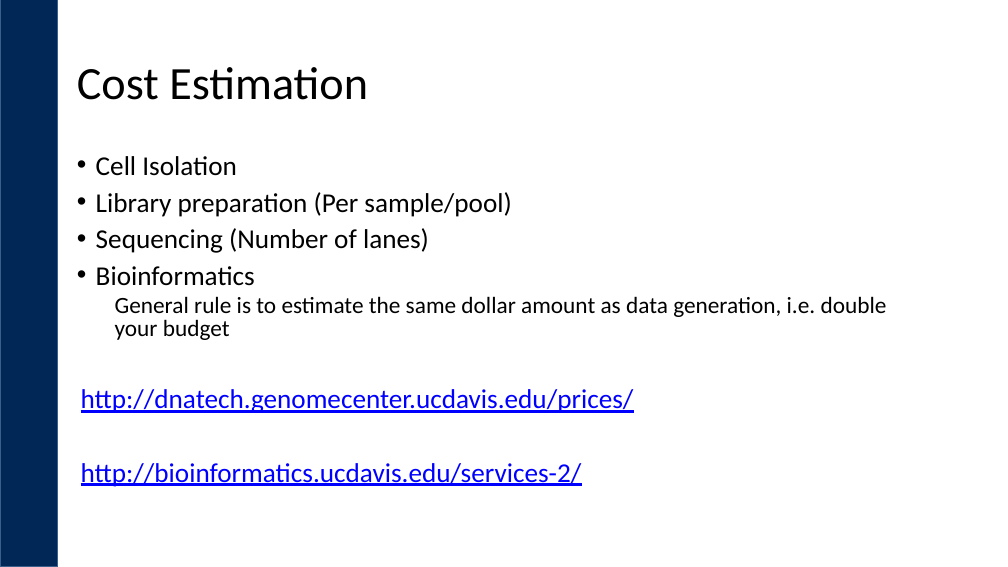
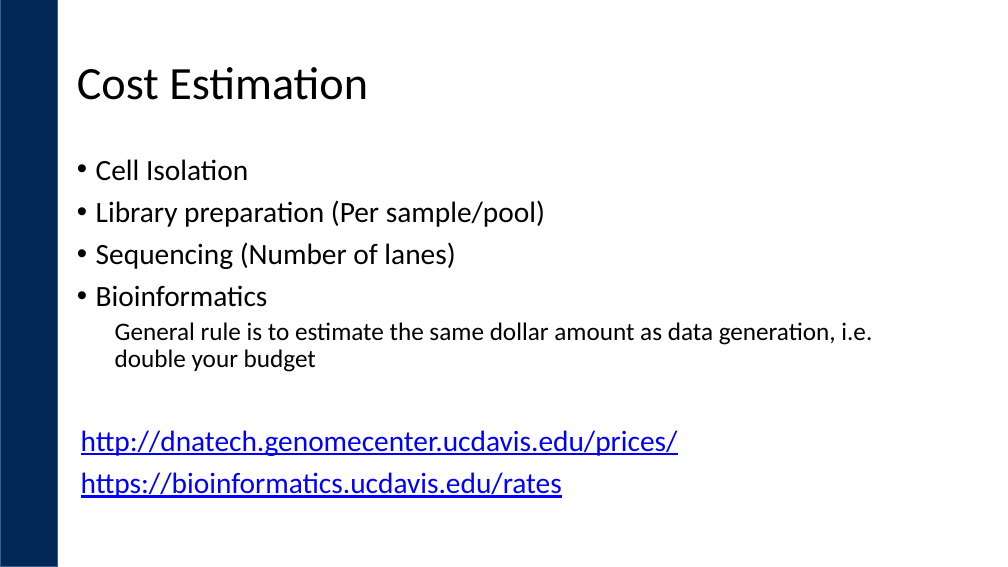
Before and after one commit to ucdavis-bioinformatics-training/ucdavis-bioinformatics-training.presentations, a slide deck: slide 17 of singlecell/singlecellRNAseq-expDesign.pptx (slide 18 before the commit). Drawn at 1008x567 pixels with LibreOffice and Linux fonts; fonts in the diff are those of the drawing; background and template pictures are left out. Boxes give left, top, right and bottom in pixels: in the first picture for what was removed or moved away, otherwise in the second. Text is boxed around its words. In the diff, an @@ line names an element or a change of style, - is before the commit and + after.

```diff
--- a/singlecell/singlecellRNAseq-expDesign.pptx
+++ b/singlecell/singlecellRNAseq-expDesign.pptx
@@ text at [81, 159, 872, 456]: size 25.9 to 28 pt in "Cell Isolation", "Library preparation (Per sample/pool)", "Sequencing (Number of lanes)", "Bioinformatics" and 1 more places; size 22.2 to 24 pt in "General rule is to estimate the same ..."; line spacing 0.8 to 0.9 @@
@@ text at [81, 472, 562, 498]: text changed; size 25.9 to 28 pt @@
-http://bioinformatics.ucdavis.edu/services-2/
+https://bioinformatics.ucdavis.edu/rates
```
Also in this commit, not shown: 5 other slides changed, 2 slides removed, 4 other files.
